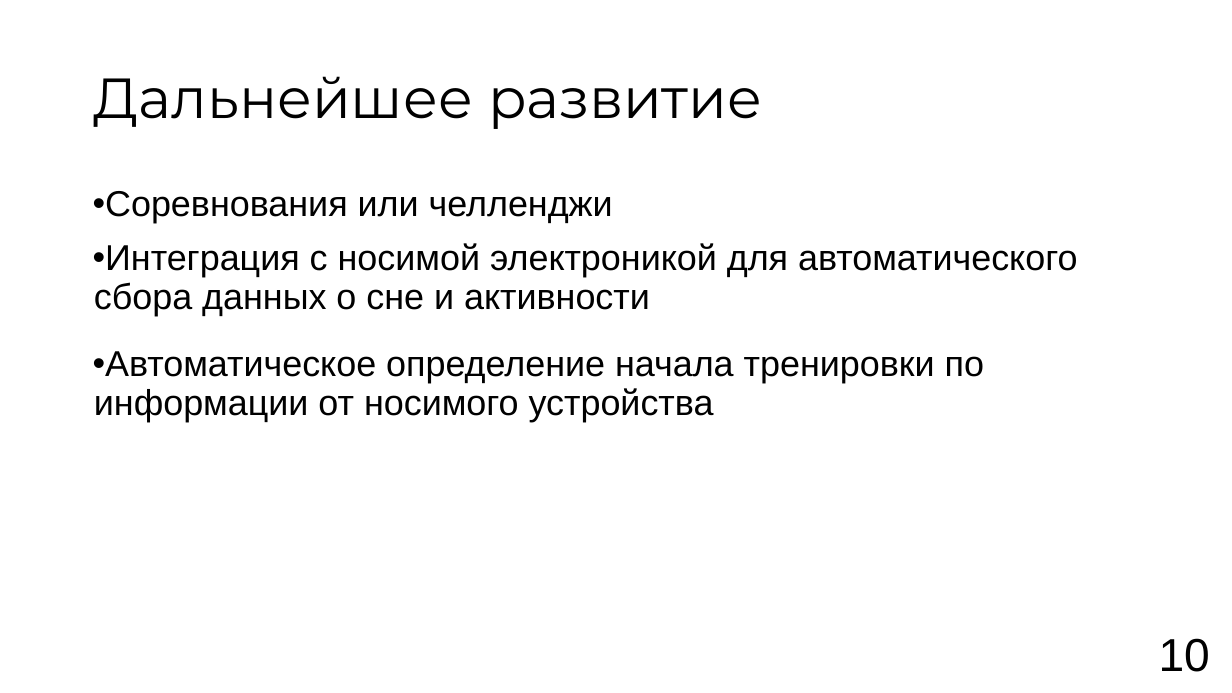
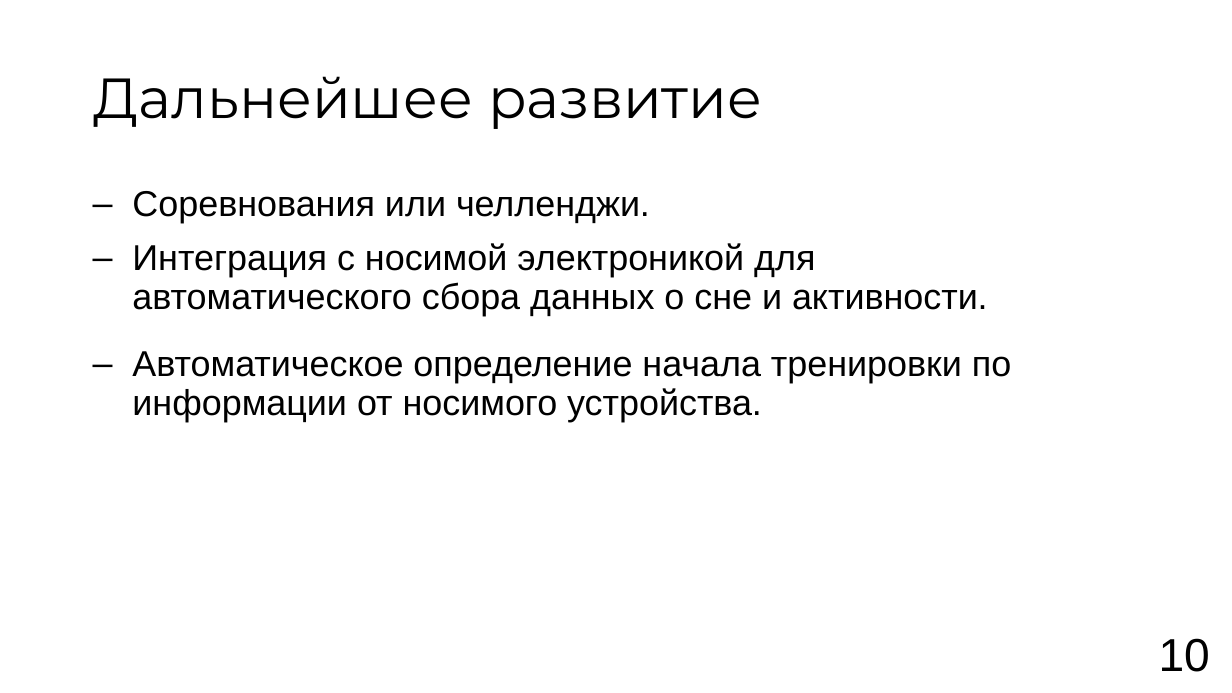
Before and after one commit to vafeenHub/VSU-scientific-activities_6-7-8-semester, a slide deck: slide 10 of src/works/diploma/presentation.odp (slide 11 before the commit). Drawn at 1232x693 pixels with LibreOffice and Linux fonts; fonts in the diff are those of the drawing. Boxes give left, top, right and bottom in pixels: in the first picture for what was removed or moved away, otherwise in the second. Text is boxed around its words. In the diff, an @@ line names an element or a change of style, - is before the commit and + after.

```diff
--- a/src/works/diploma/presentation.odp
+++ b/src/works/diploma/presentation.odp
@@ text at box(132, 191, 1011, 422): text changed @@
-• Соревнования или челленджи
-• Интеграция с носимой электроникой для автоматического сбора данных о сне и активности
-• Автоматическое определение начала тренировки по информации от носимого устройства
+– Соревнования или челленджи.
+– Интеграция с носимой электроникой для автоматического сбора данных о сне и активности.
+– Автоматическое определение начала тренировки по информации от носимого устройства.
```
Also in this commit, not shown: 4 other slides changed, 5 slides added, 6 slides removed, 3 other files.
